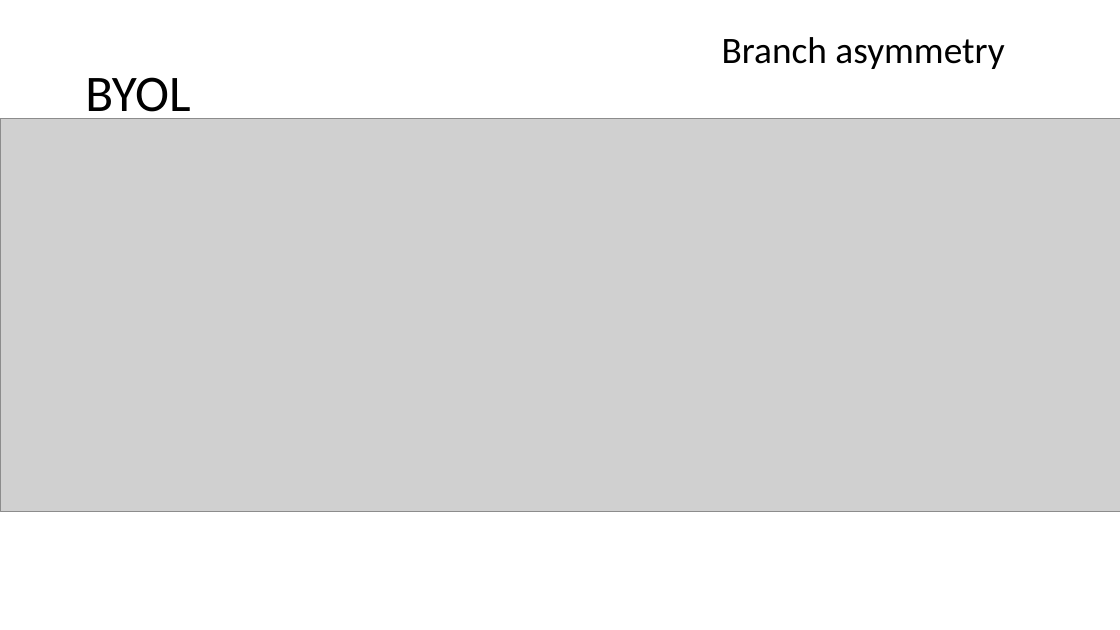
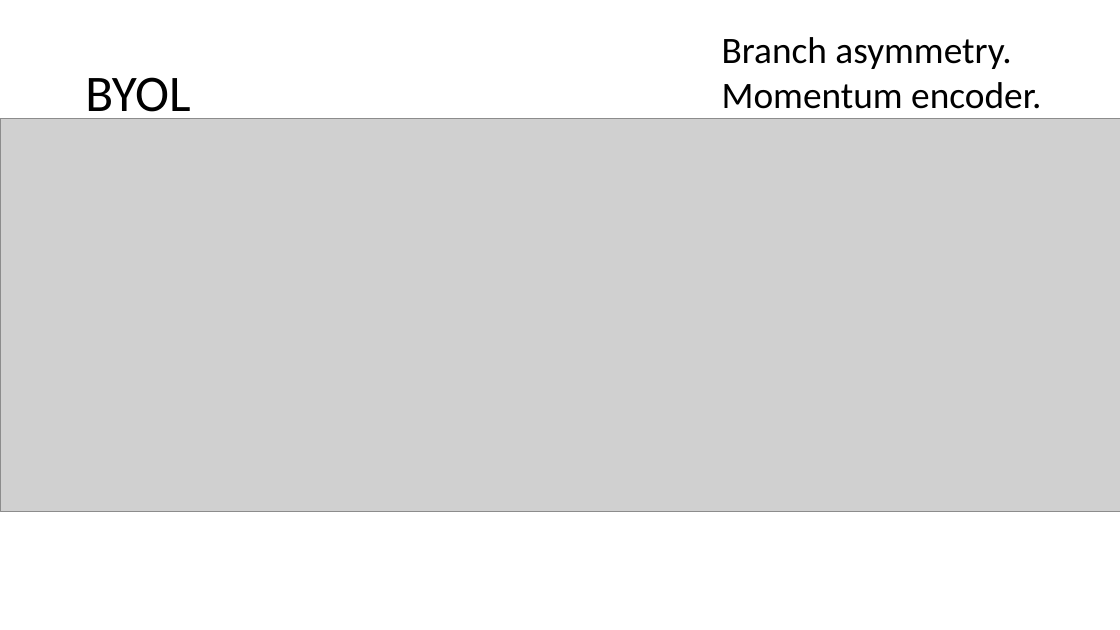
Before and after one commit to Daniel-Chin/3S, a slide deck: slide 21 of notes_slides/VICReg_and_related_works.pptx. Drawn at 1120x630 pixels with LibreOffice and Linux fonts; fonts in the diff are those of the drawing; grey boxes stand for pictures. Boxes give left, top, right and bottom in pixels: in the first picture for what was removed or moved away, otherwise in the second. Text is boxed around its words. In the diff, an @@ line names an element or a change of style, - is before the commit and + after.

```diff
--- a/notes_slides/VICReg_and_related_works.pptx
+++ b/notes_slides/VICReg_and_related_works.pptx
@@ text at (x1=722, y1=37, x2=1041, y2=109): text changed @@
-Branch asymmetry
+Branch asymmetry.
+Momentum encoder.
```
Also in this commit, not shown: 3 other slides changed, 2 slides added.
